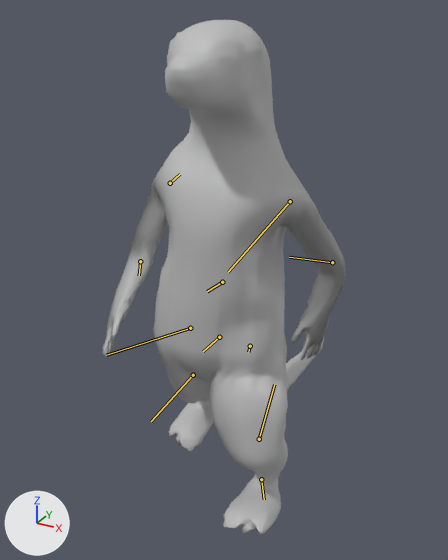
A saved change to the FBX model OtterParty/Assets/IndividuallFolders/William/Idle.fbx.
Camera for both pictures: a camera (50 mm lens) standing at (0.829, -1.574, 1.495) and looking at (-0.135, 0.179, 0.619). The lights are fixed; the arrows at lower left show +X, +Y and +Z. Both versions are drawn at frame 2 of the action 'Take 001'; the numbers are the values there. The bones that change are drawn over the model as lines.
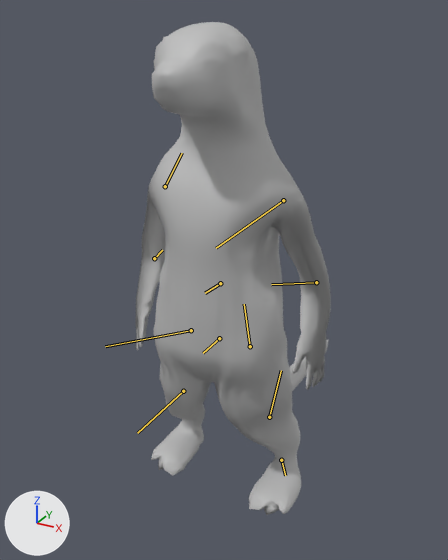
Location of each change, [x1, y1, x2, y2] in pixels of the pictures (448 x 560 px):
'polySurface1', posed (19% narrower): before [103, 20, 345, 535]; after [135, 22, 331, 515]
bone 'QuickRigCharacter1_Hips', root to tip: before (219, 337) to (203, 351); after (219, 338) to (203, 353)
bone 'QuickRigCharacter1_LeftUpLeg', root to tip: before (250, 346) to (248, 352); after (250, 346) to (244, 304)
bone 'QuickRigCharacter1_LeftLeg', root to tip: before (259, 439) to (274, 384); after (269, 417) to (281, 370)
bone 'QuickRigCharacter1_LeftFoot', root to tip: before (261, 479) to (264, 499); after (281, 460) to (285, 475)
bone 'QuickRigCharacter1_RightUpLeg', root to tip: before (190, 328) to (106, 355); after (191, 330) to (105, 346)
bone 'QuickRigCharacter1_RightLeg', root to tip: before (193, 375) to (151, 421); after (183, 391) to (137, 433)
bone 'QuickRigCharacter1_Spine1', root to tip: before (222, 282) to (207, 291); after (220, 283) to (205, 293)
bone 'QuickRigCharacter1_LeftArm', root to tip: before (290, 201) to (228, 272); after (283, 200) to (216, 248)
bone 'QuickRigCharacter1_LeftForeArm', root to tip: before (332, 262) to (289, 257); after (316, 282) to (271, 284)
bone 'QuickRigCharacter1_RightArm', root to tip: before (170, 183) to (180, 174); after (165, 186) to (182, 153)
bone 'QuickRigCharacter1_RightForeArm', root to tip: before (140, 261) to (139, 275); after (154, 258) to (162, 250)

Edits to the bpy script that builds the scene:
```text
Change bone_quickrigcharacter1_hips:
    where bone_quickrigcharacter1_hips = bpy.data.objects['Armature'].pose.bones['QuickRigCharacter1_Hips']  # child of 'QuickRigCharacter1_Reference'
    bone_quickrigcharacter1_hips.location: (-0.6, 0.1, -0.5) -> (-1.1, 0.1, -0.5)
    bone_quickrigcharacter1_hips.rotation_quaternion: (1.0, 0.002, -0.016, 0.001) -> (1.0, 0.0, 0.002, 0.0)  # degrees (0, -2, 0) -> degrees (0, 0, 0)
Change bone_quickrigcharacter1_leftupleg:
    where bone_quickrigcharacter1_leftupleg = bpy.data.objects['Armature'].pose.bones['QuickRigCharacter1_LeftUpLeg']  # child of 'QuickRigCharacter1_Hips'
    bone_quickrigcharacter1_leftupleg.rotation_quaternion: (0.919, 0.253, 0.186, -0.239) -> (0.952, 0.299, 0.031, 0.049)  # degrees (25, 28, -23) -> degrees (35, 2, 6)
Change bone_quickrigcharacter1_leftleg:
    where bone_quickrigcharacter1_leftleg = bpy.data.objects['Armature'].pose.bones['QuickRigCharacter1_LeftLeg']  # child of 'QuickRigCharacter1_LeftUpLeg'
    bone_quickrigcharacter1_leftleg.rotation_quaternion: (0.951, -0.182, 0.125, 0.217) -> (0.975, -0.187, -0.06, -0.105)  # degrees (-18, 18, 23) -> degrees (-21, -9, -11)
Change bone_quickrigcharacter1_leftfoot:
    where bone_quickrigcharacter1_leftfoot = bpy.data.objects['Armature'].pose.bones['QuickRigCharacter1_LeftFoot']  # child of 'QuickRigCharacter1_LeftLeg'
    bone_quickrigcharacter1_leftfoot.rotation_quaternion: (0.988, 0.012, -0.132, -0.085) -> (0.99, -0.095, -0.102, -0.008)  # degrees (3, -15, -10) -> degrees (-11, -12, 0)
Change bone_quickrigcharacter1_rightupleg:
    where bone_quickrigcharacter1_rightupleg = bpy.data.objects['Armature'].pose.bones['QuickRigCharacter1_RightUpLeg']  # child of 'QuickRigCharacter1_Hips'
    bone_quickrigcharacter1_rightupleg.rotation_quaternion: (0.96, 0.247, -0.06, 0.116) -> (0.969, 0.243, 0.032, 0.034)  # degrees (28, -10, 11) -> degrees (28, 3, 5)
Change bone_quickrigcharacter1_rightleg:
    where bone_quickrigcharacter1_rightleg = bpy.data.objects['Armature'].pose.bones['QuickRigCharacter1_RightLeg']  # child of 'QuickRigCharacter1_RightUpLeg'
    bone_quickrigcharacter1_rightleg.rotation_quaternion: (0.99, -0.133, -0.031, -0.047) -> (0.988, -0.151, -0.024, -0.038)  # degrees (-15, -4, -5) -> degrees (-17, -3, -4)
Change bone_quickrigcharacter1_spine1:
    where bone_quickrigcharacter1_spine1 = bpy.data.objects['Armature'].pose.bones['QuickRigCharacter1_Spine1']  # child of 'QuickRigCharacter1_Spine'
    bone_quickrigcharacter1_spine1.rotation_quaternion: (1.0, 0.005, 0.004, 0.001) -> (1.0, 0.005, 0.004, 0.007)  # degrees (1, 0, 0) -> degrees (1, 0, 1)
Change bone_quickrigcharacter1_leftarm:
    where bone_quickrigcharacter1_leftarm = bpy.data.objects['Armature'].pose.bones['QuickRigCharacter1_LeftArm']  # child of 'QuickRigCharacter1_LeftShoulder'
    bone_quickrigcharacter1_leftarm.rotation_quaternion: (0.812, 0.292, -0.472, -0.182) -> (0.877, 0.137, -0.456, -0.055)  # degrees (59, -41, -49) -> degrees (28, -52, -21)
Change bone_quickrigcharacter1_leftforearm:
    where bone_quickrigcharacter1_leftforearm = bpy.data.objects['Armature'].pose.bones['QuickRigCharacter1_LeftForeArm']  # child of 'QuickRigCharacter1_LeftArm'
    bone_quickrigcharacter1_leftforearm.rotation_quaternion: (0.905, 0.0, 0.0, 0.426) -> (0.976, 0.0, 0.0, 0.218)  # degrees (0, 0, 50) -> degrees (0, 0, 25)
Change bone_quickrigcharacter1_rightarm:
    where bone_quickrigcharacter1_rightarm = bpy.data.objects['Armature'].pose.bones['QuickRigCharacter1_RightArm']  # child of 'QuickRigCharacter1_RightShoulder'
    bone_quickrigcharacter1_rightarm.rotation_quaternion: (0.891, 0.026, -0.436, 0.12) -> (0.871, 0.101, -0.48, -0.025)  # degrees (-5, -52, 18) -> degrees (21, -56, -15)
Change bone_quickrigcharacter1_rightforearm:
    where bone_quickrigcharacter1_rightforearm = bpy.data.objects['Armature'].pose.bones['QuickRigCharacter1_RightForeArm']  # child of 'QuickRigCharacter1_RightArm'
    bone_quickrigcharacter1_rightforearm.rotation_quaternion: (0.972, 0.0, 0.0, 0.236) -> (0.987, 0.0, 0.0, 0.158)  # degrees (0, 0, 27) -> degrees (0, 0, 18)
```
